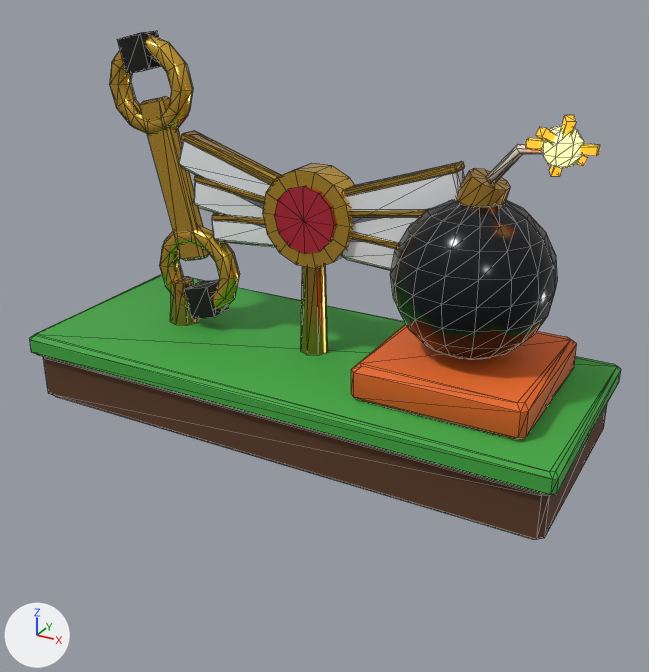
A saved change to the glTF model public/models/props/prop_oilbert_icons.glb.
Rendered twice from a camera (50 mm lens) standing at (5.68, -10.03, 6.27) and looking at (0.23, -0.13, 1.31). Every picture has the same lights, and +X, +Y and +Z are marked at lower left. The older version comes first. Mesh edges are drawn as thin lines. Where no turn or scale is listed for an object, it has been applied to the vertices. Vertices at exactly the same position are counted once.
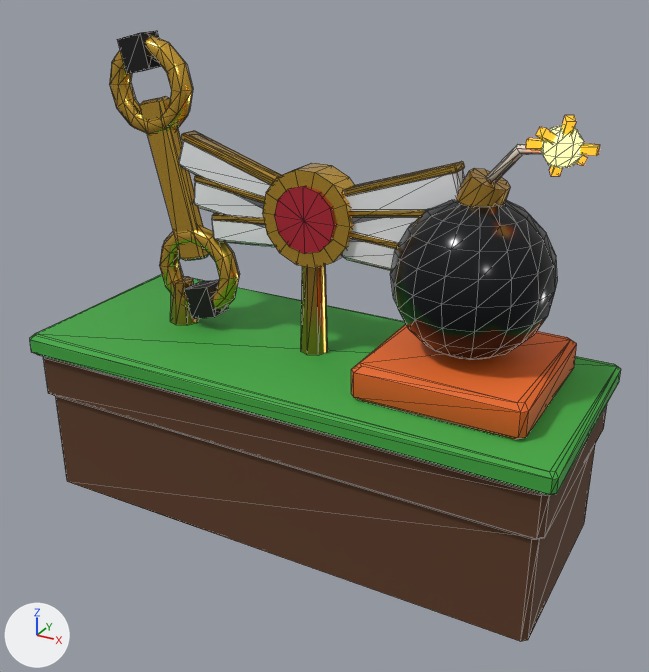
Where the newer file only moved an object's origin or applied its transform, the numbers keep the older frame.

The change in detail:
me_mesh_0 is used by ob_mesh_0; location (-3.9, 1.6, 0.0).
me_mesh_0 had 1010 vertices, 1904 faces and spanned x 0.0..7.8, y -3.2..0.0, z 0.0..5.15.
me_mesh_0 now has 1026 vertices, 1932 faces and spans x 0.0..7.8, y -3.2..0.0, z -1.5..5.15.
me_mesh_0 part 1: a new loose piece of 16 vertices spanning x 0.17..7.63, y -3.03..-0.17, z -1.5..0.03, in mat_oilbert_soil.
me_mesh_0 part 2: 22 kept faces spanning x 0.1..7.7, y -3.1..-0.1, z 0.0..0.07 get new vertex colours; the middle colour goes from white #ffffff to white #fafafa.

Changed parts and their boxes [x1, y1, x2, y2] in the pictures (649 x 672 px):
'Mesh_0', reshaped (20% taller)
    before: [30, 31, 621, 539]
    after: [30, 31, 621, 642]
part 1 of me_mesh_0, added
    after: [56, 397, 595, 642]
part 2 of me_mesh_0, recoloured
    both: [53, 395, 534, 539]
